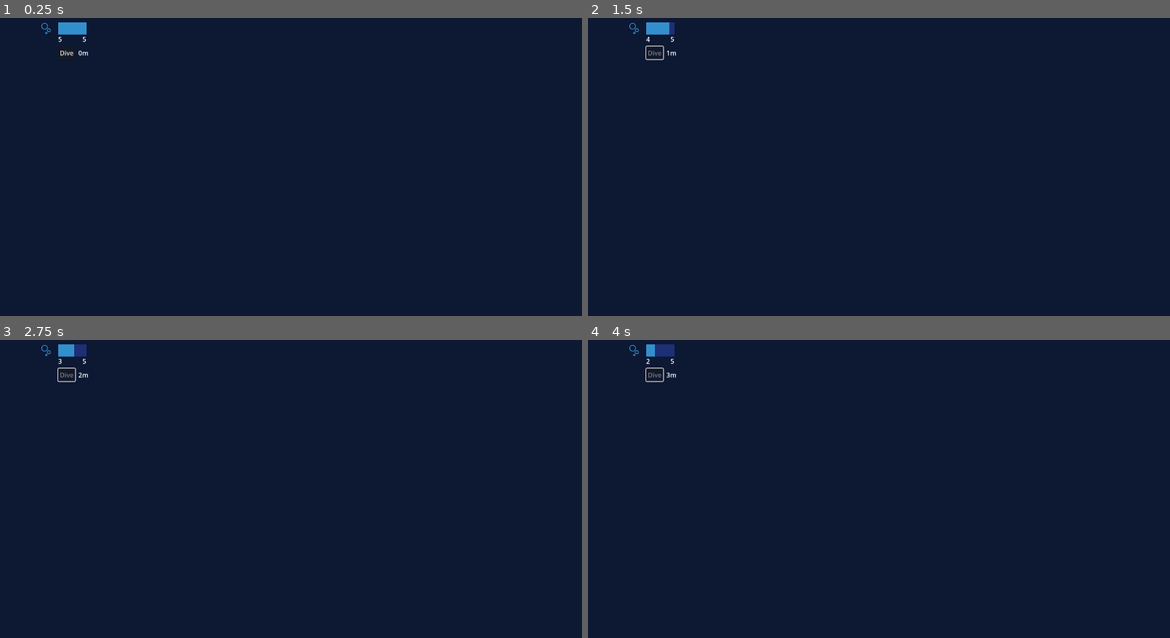
Above: before the commit, frames 1-4 (two rows, left to right).
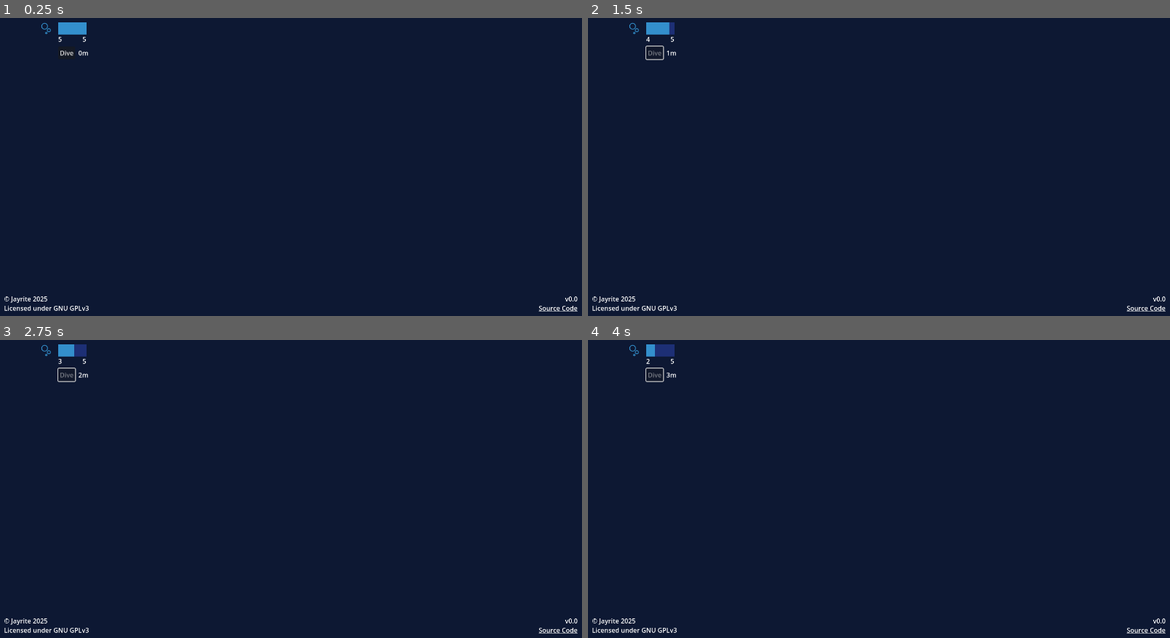
Above: after the commit, the same moments.

Repository: Jayr1te/deepest-dream
Game: Godot game, scene res://main.tscn
Two runs of this game, one before a commit and one after it. Both use one fixed random seed, a clock stepped at 60 frames per second and the inputs below.
Inputs:
- Up to frame 1 (0.25 s): no input
- Up to frame 2 (1.5 s): click "Dive" at 0.5 s; tap Enter at 1.25 s
- Up to frame 3 (2.75 s): no input
- Up to frame 4 (4 s): tap Space at 2.75 s; tap Enter at 3.5 s

The runs differ from the first frame. In frame 1, 0.3% of the frame differs, in the area x 0-100%, y 93-99%; in frame 2, 0.3%; in frame 3, 0.3%; in frame 4, 0.3%.

Commit message:
rawrrrr
stuff

Diff:
--- a/main.gd
+++ b/main.gd
@@ -79,3 +79,7 @@
 func _on_button_pressed() -> void:
 	diving = true
 	memThres = 5
+
+
+func _on_source_meta_clicked(meta: Variant) -> void:
+	OS.shell_open("https://github.com/Jayr1te/deepest-dream")
--- a/main.tscn
+++ b/main.tscn
@@ -4,13 +4,13 @@
 [ext_resource type="Texture2D" uid="uid://1s6yaycnovqe" path="res://icons/oxygen.png" id="2_0xm2m"]
 [ext_resource type="Texture2D" uid="uid://bg8r0jrewlsyg" path="res://icons/placeholder.png" id="3_h2yge"]
 
+[sub_resource type="SystemFont" id="SystemFont_ig7tw"]
+
 [sub_resource type="StyleBoxFlat" id="StyleBoxFlat_ig7tw"]
 bg_color = Color(0.115, 0.18400002, 0.46, 1)
 
 [sub_resource type="StyleBoxFlat" id="StyleBoxFlat_0xm2m"]
 bg_color = Color(0.2, 0.55999994, 0.8, 1)
-
-[sub_resource type="SystemFont" id="SystemFont_ig7tw"]
 
 [sub_resource type="StyleBoxTexture" id="StyleBoxTexture_h2yge"]
 texture = ExtResource("2_0xm2m")
@@ -35,6 +35,54 @@
 grow_horizontal = 2
 grow_vertical = 2
 color = Color(0.050980393, 0.09411765, 0.2, 1)
+
+[node name="Copyright" type="RichTextLabel" parent="CanvasLayer"]
+anchors_preset = -1
+anchor_top = 1.0
+anchor_bottom = 1.0
+offset_left = 10.0
+offset_top = -56.0
+offset_bottom = -56.0
+theme_override_fonts/normal_font = SubResource("SystemFont_ig7tw")
+bbcode_enabled = true
+text = "© Jayrite 2025
+Licensed under GNU GPLv3"
+fit_content = true
+autowrap_mode = 0
+
+[node name="Version" type="RichTextLabel" parent="CanvasLayer"]
+anchors_preset = -1
+anchor_left = 1.0
+anchor_top = 1.0
+anchor_right = 1.0
+anchor_bottom = 1.0
+offset_left = -10.0
+offset_top = -56.0
+offset_right = -10.0
+offset_bottom = -33.0
+grow_horizontal = 0
+theme_override_fonts/normal_font = SubResource("SystemFont_ig7tw")
+bbcode_enabled = true
+text = "v0.0"
+fit_content = true
+autowrap_mode = 0
+
+[node name="Source" type="RichTextLabel" parent="CanvasLayer"]
+anchors_preset = -1
+anchor_left = 1.0
+anchor_top = 1.0
+anchor_right = 1.0
+anchor_bottom = 1.0
+offset_left = -10.0
+offset_top = -33.0
+offset_right = -10.0
+offset_bottom = -33.0
+grow_horizontal = 0
+theme_override_fonts/normal_font = SubResource("SystemFont_ig7tw")
+bbcode_enabled = true
+text = "[url={https://github.com/Jayr1te/deepest-dream}]Source Code[/url]"
+fit_content = true
+autowrap_mode = 0
 
 [node name="OxyBar" type="ProgressBar" parent="CanvasLayer"]
 anchors_preset = -1
@@ -166,4 +214,5 @@
 fit_content = true
 autowrap_mode = 0
 
+[connection signal="meta_clicked" from="CanvasLayer/Source" to="." method="_on_source_meta_clicked"]
 [connection signal="pressed" from="CanvasLayer/Button" to="." method="_on_button_pressed"]
Not shown, added: LICENSE.txt
